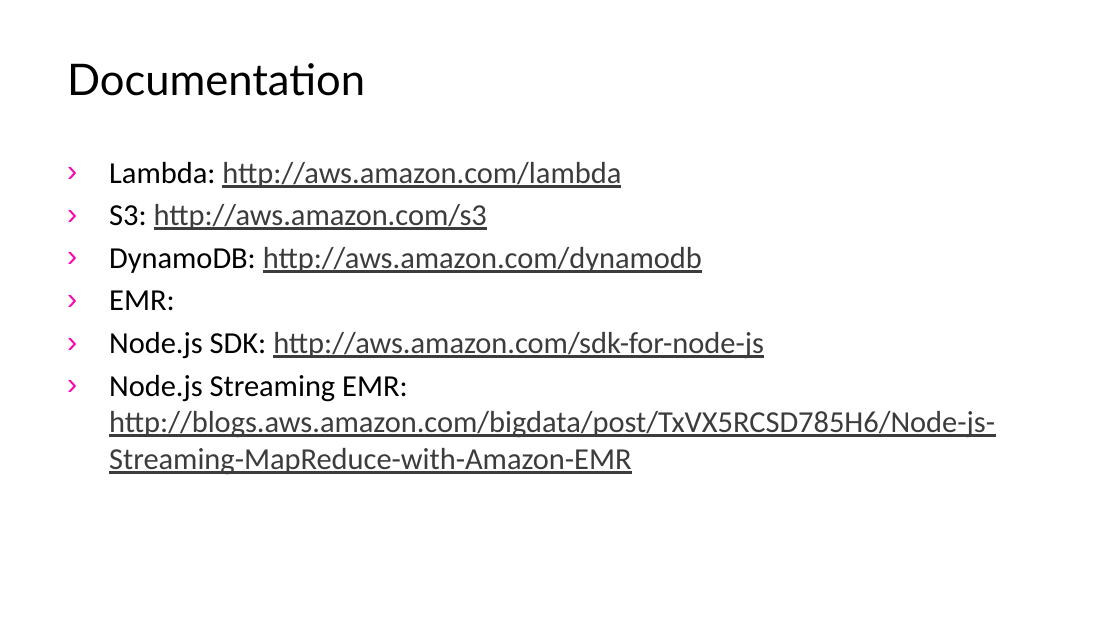
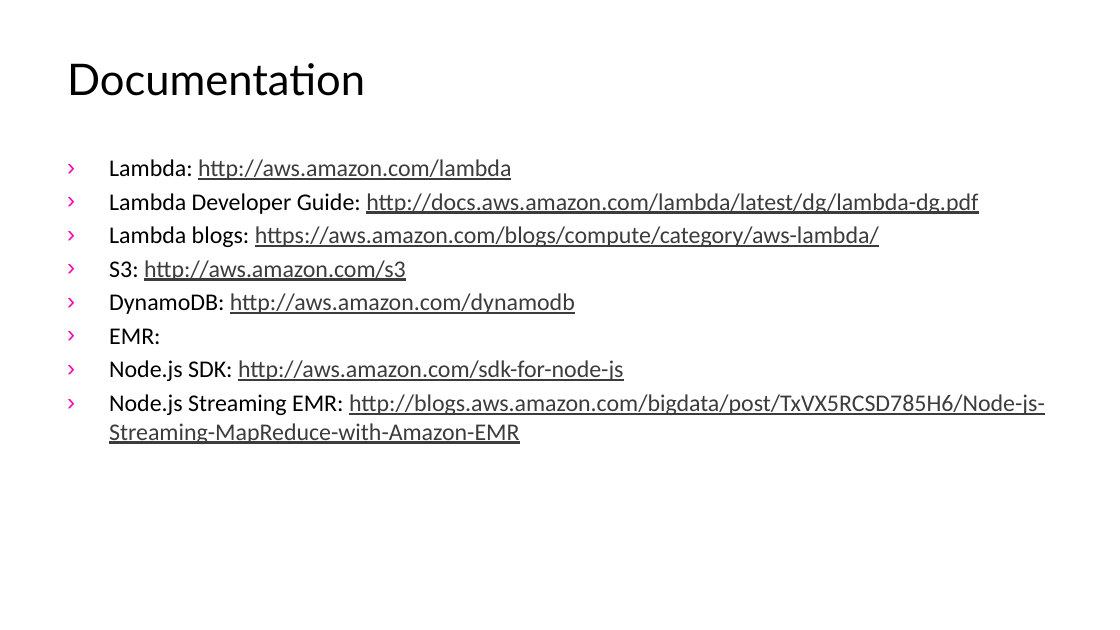
Before and after one commit to samion/aws-lambda, a slide deck: slide 31 of AWS-Lambda.pptx (slide 25 before the commit). Drawn at 1120x630 pixels with LibreOffice and Linux fonts; fonts in the diff are those of the drawing; background and template pictures are left out. Boxes give left, top, right and bottom in pixels: in the first picture for what was removed or moved away, otherwise in the second. Text is boxed around its words. In the diff, an @@ line names an element or a change of style, - is before the commit and + after.

Commit message:
Updated ppt.

```diff
--- a/AWS-Lambda.pptx
+++ b/AWS-Lambda.pptx
@@ text at [109,159,1045,444]: size 19.6 to 15.4 pt in "Lambda: http://aws.amazon.com/lambda", "S3: http://aws.amazon.com/s3", "DynamoDB: http://aws.amazon.com/dynamodb", "EMR:" and 2 more places @@
@@ text at [109,193,978,247]: paragraphs added @@
+› Lambda Developer Guide: http://docs.aws.amazon.com/lambda/latest/dg/lambda-dg.pdf
+› Lambda blogs: https://aws.amazon.com/blogs/compute/category/aws-lambda/
```
Also in this commit, not shown: 6 other slides changed, 6 slides added.
